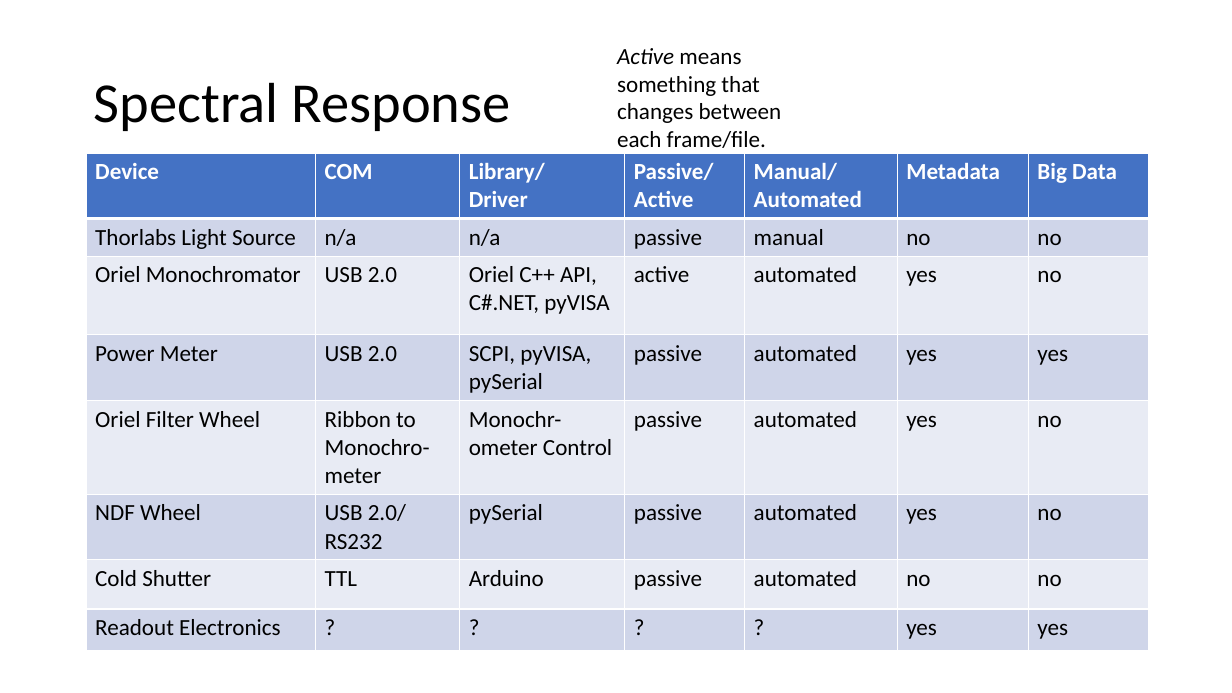
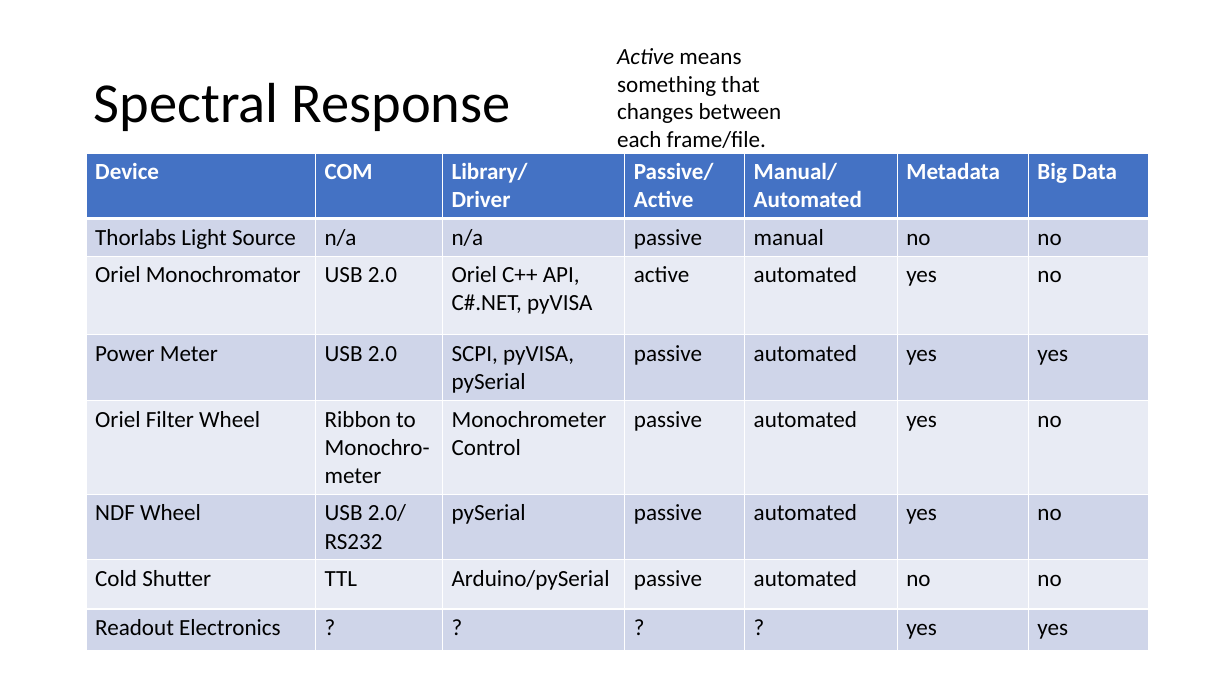
Before and after one commit to samcondon4/SPHEREx-lab-tools, a slide deck: slide 7 of SPHEREx-Calibration-Automation/presentations/SPHEREx_Calibration_Automation_Plan__Optics_Meeting_02162021.pptx. Drawn at 1232x693 pixels with LibreOffice and Linux fonts; fonts in the diff are those of the drawing. Boxes give left, top, right and bottom in pixels: in the first picture for what was removed or moved away, otherwise in the second. Text is boxed around its words. In the diff, an @@ line names an element or a change of style, - is before the commit and + after.

```diff
--- a/SPHEREx-Calibration-Automation/presentations/SPHEREx_Calibration_Automation_Plan__Optics_Meeting_02162021.pptx
+++ b/SPHEREx-Calibration-Automation/presentations/SPHEREx_Calibration_Automation_Plan__Optics_Meeting_02162021.pptx
@@ table at bbox=[86, 153, 1148, 647] @@
-row 5, column 3: Monochr-ometer Control
+row 5, column 3: Monochrometer Control
-row 7, column 3: Arduino
+row 7, column 3: Arduino/pySerial
```
Also in this commit, not shown: 3 other slides changed.
